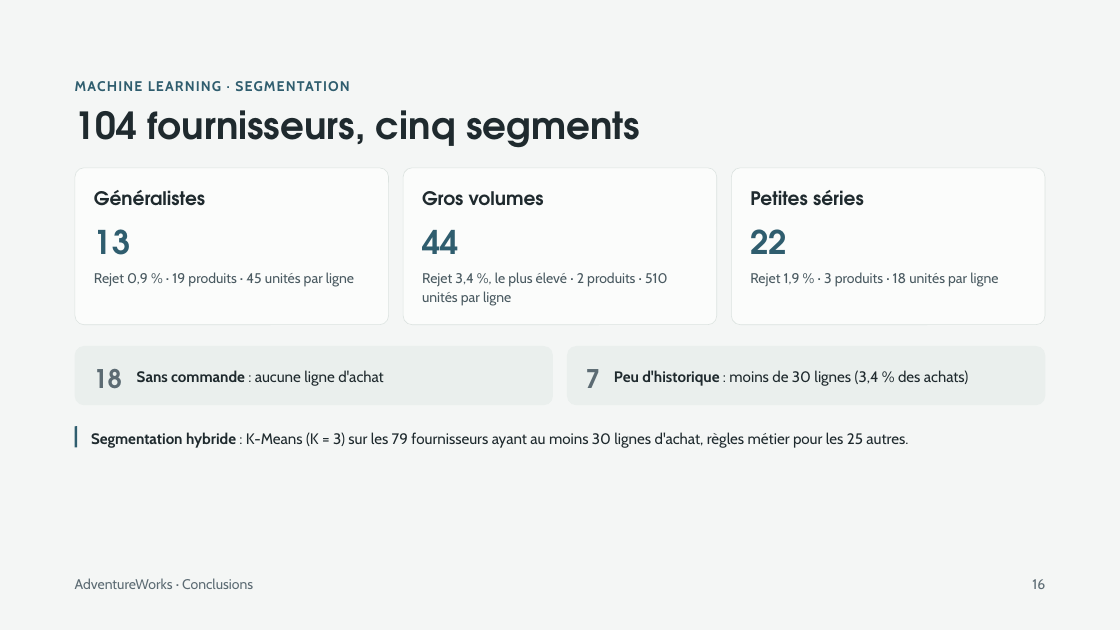
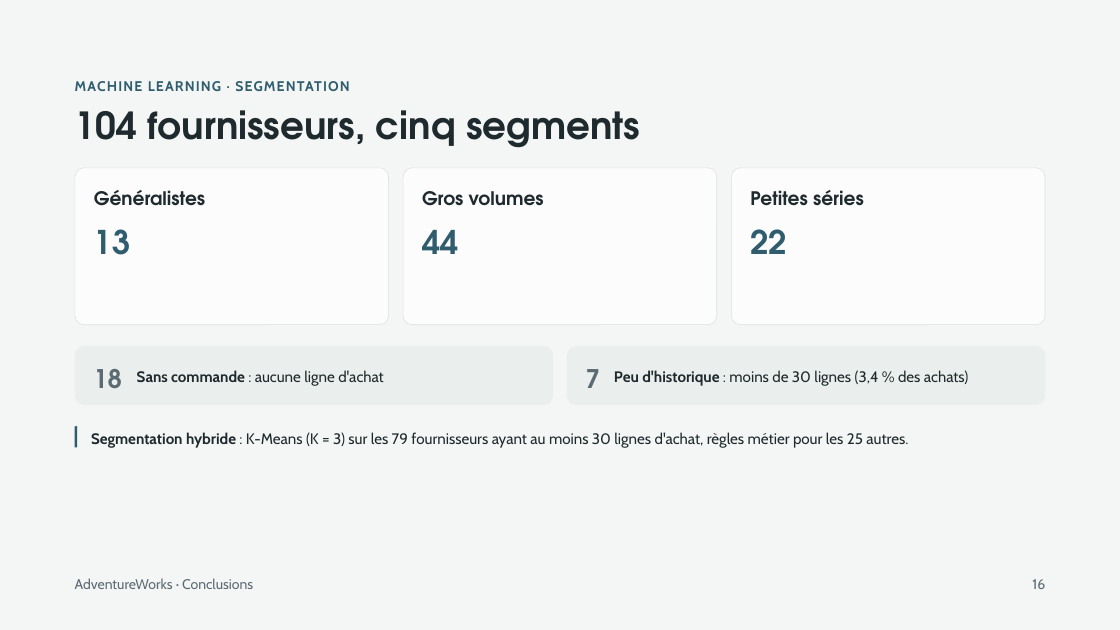
Before and after one commit to XiaoqingGdc/adventureworks-supply-chain-analysis, a slide deck: slide 16 of presentation/AdventureWorks_Soutenance.pptx. Drawn at 1120x630 pixels with LibreOffice and Linux fonts; fonts in the diff are those of the drawing. Boxes give left, top, right and bottom in pixels: in the first picture for what was removed or moved away, otherwise in the second. Text is boxed around its words. In the diff, an @@ line names an element or a change of style, - is before the commit and + after.

```diff
--- a/presentation/AdventureWorks_Soutenance.pptx
+++ b/presentation/AdventureWorks_Soutenance.pptx
@@ text removed at (94, 272, 354, 287) @@
-Rejet 0,9 % · 19 produits · 45 unités par ligne
@@ text removed at (422, 272, 668, 306) @@
-Rejet 3,4 %, le plus élevé · 2 produits · 510 unités par ligne
@@ text removed at (750, 272, 998, 287) @@
-Rejet 1,9 % · 3 produits · 18 unités par ligne
```
Also in this commit, not shown: 9 other slides changed, 1 slide removed.
